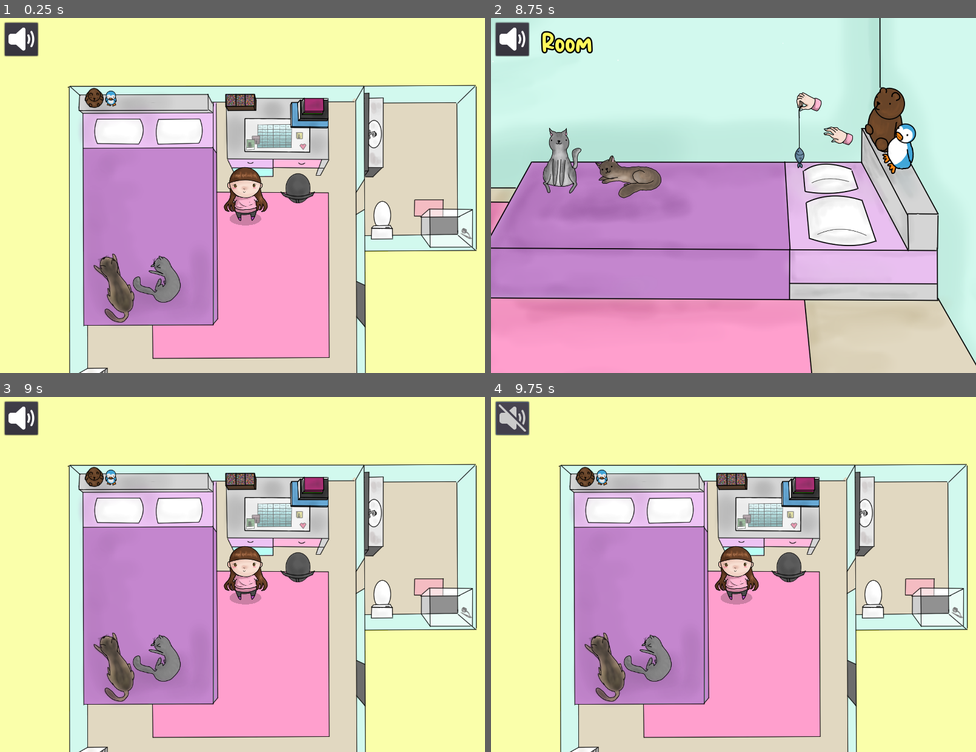
Above: before the commit, frames 1-4 (two rows, left to right).
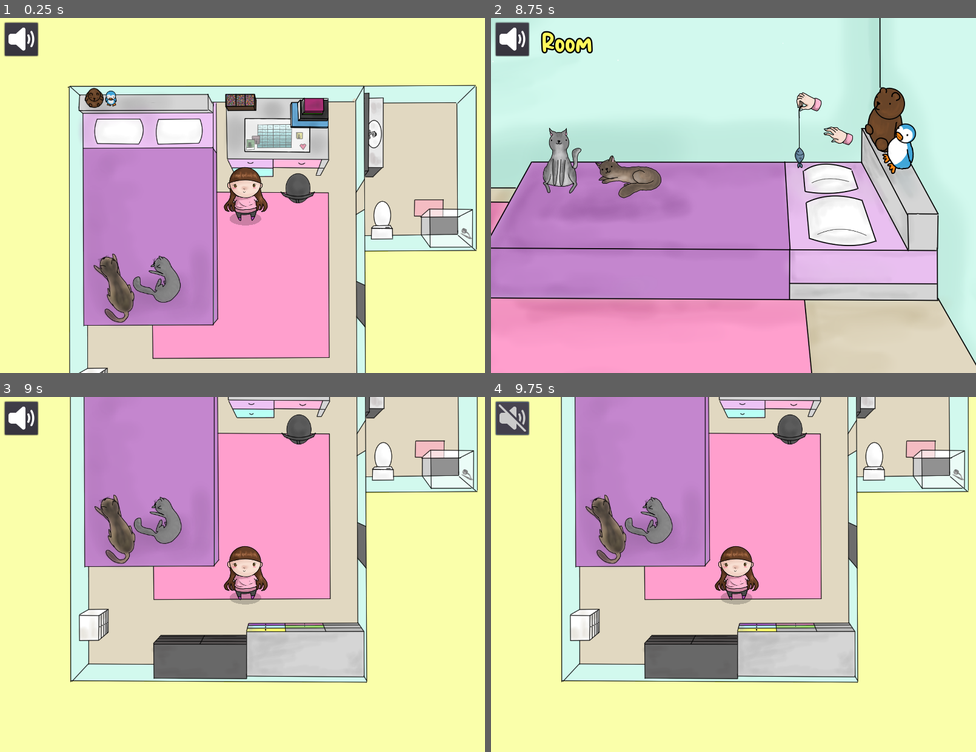
Above: after the commit, the same moments.

Repository: A-Walrus/Jessy
Game: Godot game, scene res://Scenes/World.tscn
Two runs of this game, one before a commit and one after it. Both use one fixed random seed, a clock stepped at 60 frames per second and the inputs below. Sound files missing from this copy of the repository are replaced by a short silence.
Inputs (mouse positions are in pixels of both pictures, inside the frame that each line leads up to):
- Up to frame 1 (0.25 s): no input
- Up to frame 2 (8.75 s): tap Enter (ui_accept) at 0.5, 6.5, 6.77 s; drag from (942, 227) to (641, 174) at 0.52 s; drag from (544, 177) to (845, 231) at 1.27 s; move the mouse to (617, 287) at 2.02 s; press the mouse at (617, 287) at 2.03 s; release the mouse at (617, 287) at 2.75 s; drag from (801, 312) to (641, 74) at 2.77 s; drag from (811, 64) to (626, 262) at 3.52 s; drag from (777, 74) to (554, 117) at 4.27 s; move the mouse to (626, 156) at 5.02 s; press the mouse at (626, 156) at 5.03 s; release the mouse at (626, 156) at 5.75 s; drag from (782, 117) to (815, 209) at 5.77 s; move the mouse to (709, 266) at 6.52 s; press the mouse at (709, 266) at 6.53 s; release the mouse at (709, 266) at 7.25 s; drag from (621, 365) to (704, 71) at 7.27 s; move the mouse to (588, 142) at 8.02 s; press the mouse at (588, 142) at 8.03 s
- Up to frame 3 (9 s): release the mouse at (97, 521) at 8.75 s; click "Room" at 8.75 s
- Up to frame 4 (9.75 s): click (510, 418) at 9.5 s

Frames 1-2 are identical in both runs. In frame 3, 68% of the frame differs, in the area x 13-99%, y 0-100%; in frame 4, 68%.

Commit message:
Keep Last Position
When exiting a minigame jessy will now be at her last position before she started playing

Diff:
--- a/Jessy/Scripts/Clickable.gd
+++ b/Jessy/Scripts/Clickable.gd
@@ -12,6 +12,7 @@
 		if Input.is_action_just_pressed("click") and inside and close():
 			if mode=="C":
 				get_tree().change_scene("res://Scenes/"+scene+".tscn")
+				Globals.lastpos = get_node("../Navigation2D/Jessy").position
 			elif mode=="S":
 				for a in show:
 					get_node(a).show()
--- a/Jessy/Scripts/Globals.gd
+++ b/Jessy/Scripts/Globals.gd
@@ -11,6 +11,8 @@
 var outfit = 0
 
 signal outfit
+
+var lastpos = Vector2(-238.375,-264.037)
 
 func _on_click():
 	justClicked=true
--- a/Jessy/Scripts/Jessy.gd
+++ b/Jessy/Scripts/Jessy.gd
@@ -6,6 +6,9 @@
 func _ready():
 	change()
 	Globals.connect("outfit",self,"change")
+	position = Globals.lastpos
+	if(get_tree().get_current_scene().get_name() == "Outift room"):
+		position = Vector2(515.201,359.477)
 
 
 func change():
